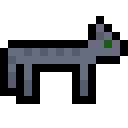
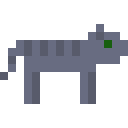
Layers edited between the first and the second w=128, h=128 image:
painted on "Layer 2" over [0,16,128,104]
